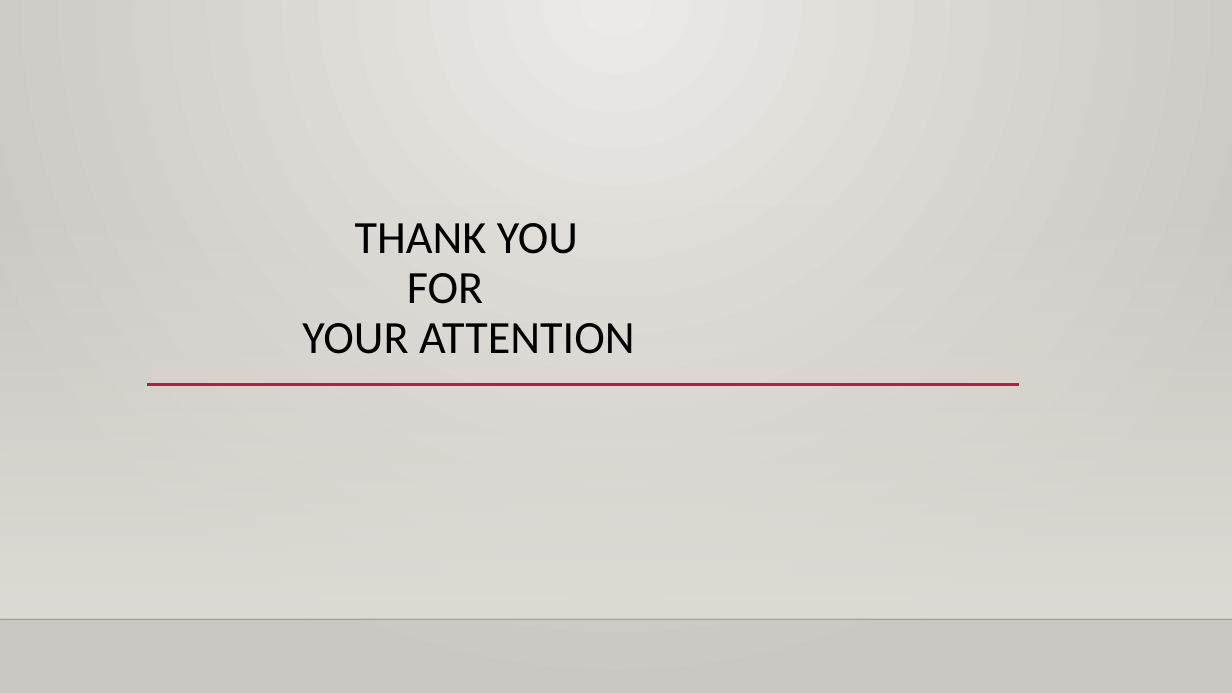
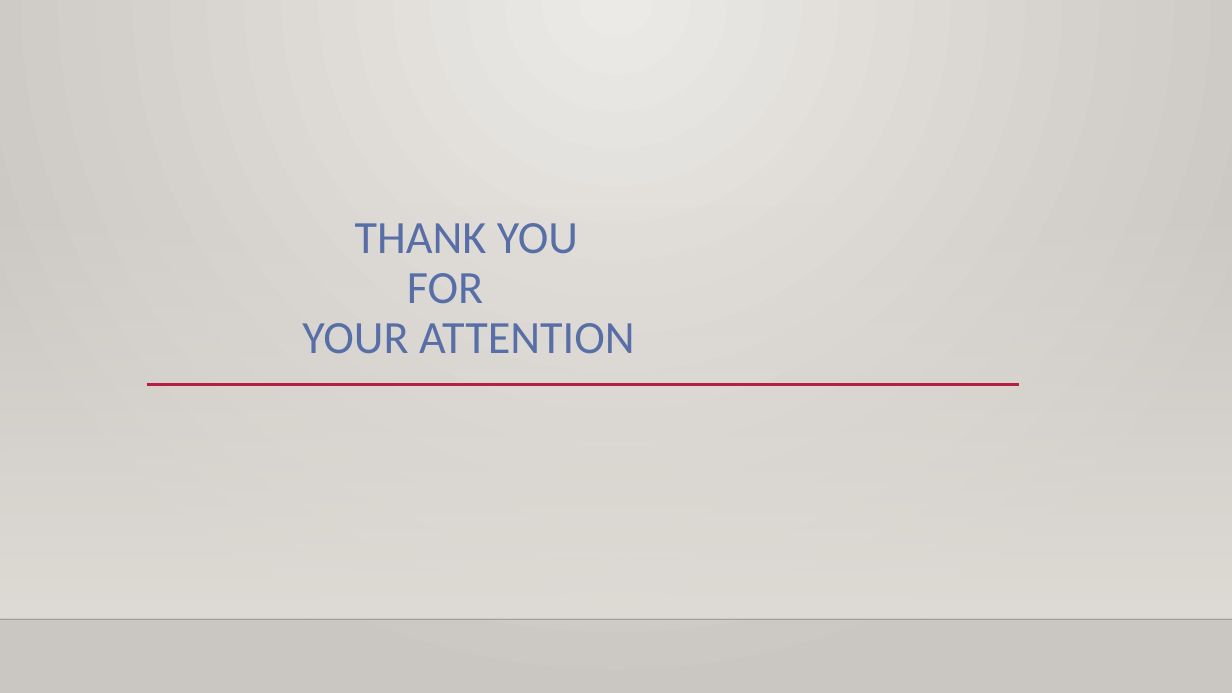
Before and after one commit to philippgrafendorfe/stackedautoencoders, a slide deck: slide 6 of PowerPoint.pptx. Drawn at 1232x693 pixels with LibreOffice and Linux fonts; fonts in the diff are those of the drawing; background and template pictures are left out. Boxes give left, top, right and bottom in pixels: in the first picture for what was removed or moved away, otherwise in the second. Text is boxed around its words. In the diff, an @@ line names an element or a change of style, - is before the commit and + after.

```diff
--- a/PowerPoint.pptx
+++ b/PowerPoint.pptx
@@ title "THANK YOU FOR YOUR ATTENTION" at box(302, 223, 635, 354): text colour #000000 to #586EA6 @@
```
Also in this commit, not shown: 3 other slides changed, 2 other files.
